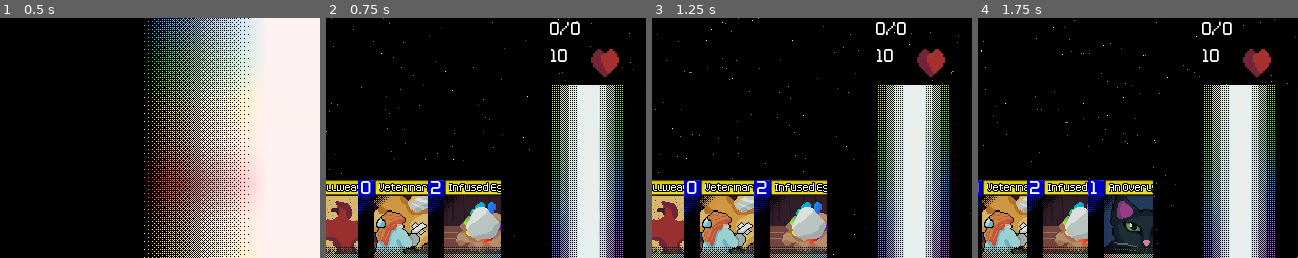
Above: before the commit, frames 1-4 (left to right).
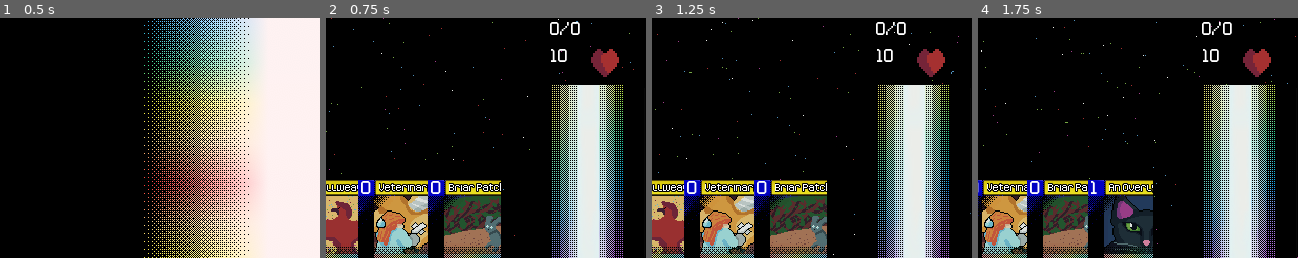
Above: after the commit, the same moments.

Repository: ColbySchexnayder/mana-stream
Game: Godot game, scene res://Scenes/titleScreen.tscn
Two runs of this game, one before a commit and one after it. Both use one fixed random seed, a clock stepped at 60 frames per second and the inputs below.
Inputs (mouse positions are % of the whole screen's width and height, from its top left):
- Up to frame 1 (0.5 s): no input
- Up to frame 2 (0.75 s): click "New Game?" at 0.5 s
- Up to frame 3 (1.25 s): no input
- Up to frame 4 (1.75 s): click (91, 82) at 1.25 s
The pictures show only the part of the screen within x 50-100%, y 50-100%; the shares and areas given below are measured in that part.

Frame 1 is identical in both runs. In frame 2, 3.9% of the frame differs, in the area x 32-55%, y 67-99%; in frame 3, 3.9%; in frame 4, 3.0%.

Commit message:
Bugfix
Animation play. Exhaust no longer changes their visibility

Moving to Deck parents correctly

TODO: Interrupts need an overhaul

Diff:
--- a/Art/Animations/card_info_animation.tscn
+++ b/Art/Animations/card_info_animation.tscn
@@ -1,9 +1,10 @@
-[gd_scene load_steps=28 format=3 uid="uid://u6e2sh0anf25"]
+[gd_scene load_steps=38 format=3 uid="uid://u6e2sh0anf25"]
 
 [ext_resource type="Texture2D" uid="uid://dl14vuykcug47" path="res://Art/attack_fail.png" id="1_2rwjr"]
 [ext_resource type="Texture2D" uid="uid://daac1ug2rwurg" path="res://Art/attack_icon.png" id="1_tnwhp"]
 [ext_resource type="Texture2D" uid="uid://cta5y8uos343y" path="res://Art/blockIcon.png" id="2_ojpch"]
 [ext_resource type="Texture2D" uid="uid://b17cqq7htnasm" path="res://Art/block_fail.png" id="4_60cva"]
+[ext_resource type="Texture2D" uid="uid://25elea506rn" path="res://Art/explosion16l.png" id="5_60cva"]
 
 [sub_resource type="AtlasTexture" id="AtlasTexture_fk12f"]
 atlas = ExtResource("1_2rwjr")
@@ -92,6 +93,42 @@
 [sub_resource type="AtlasTexture" id="AtlasTexture_ptc2c"]
 atlas = ExtResource("4_60cva")
 region = Rect2(144, 0, 16, 16)
+
+[sub_resource type="AtlasTexture" id="AtlasTexture_jqdqt"]
+atlas = ExtResource("5_60cva")
+region = Rect2(0, 0, 16, 16)
+
+[sub_resource type="AtlasTexture" id="AtlasTexture_c60cb"]
+atlas = ExtResource("5_60cva")
+region = Rect2(16, 0, 16, 16)
+
+[sub_resource type="AtlasTexture" id="AtlasTexture_3ea73"]
+atlas = ExtResource("5_60cva")
+region = Rect2(32, 0, 16, 16)
+
+[sub_resource type="AtlasTexture" id="AtlasTexture_q3kt8"]
+atlas = ExtResource("5_60cva")
+region = Rect2(0, 0, 16, 16)
+
+[sub_resource type="AtlasTexture" id="AtlasTexture_cb46y"]
+atlas = ExtResource("5_60cva")
+region = Rect2(16, 0, 16, 16)
+
+[sub_resource type="AtlasTexture" id="AtlasTexture_q23ue"]
+atlas = ExtResource("5_60cva")
+region = Rect2(32, 0, 16, 16)
+
+[sub_resource type="AtlasTexture" id="AtlasTexture_ip4i2"]
+atlas = ExtResource("5_60cva")
+region = Rect2(0, 0, 16, 16)
+
+[sub_resource type="AtlasTexture" id="AtlasTexture_gb0d2"]
+atlas = ExtResource("5_60cva")
+region = Rect2(16, 0, 16, 16)
+
+[sub_resource type="AtlasTexture" id="AtlasTexture_k38h5"]
+atlas = ExtResource("5_60cva")
+region = Rect2(32, 0, 16, 16)
 
 [sub_resource type="SpriteFrames" id="SpriteFrames_fk12f"]
 animations = [{
@@ -180,10 +217,40 @@
 "loop": false,
 "name": &"DefenseFail",
 "speed": 10.0
+}, {
+"frames": [{
+"duration": 1.0,
+"texture": SubResource("AtlasTexture_jqdqt")
+}, {
+"duration": 1.0,
+"texture": SubResource("AtlasTexture_c60cb")
+}, {
+"duration": 1.0,
+"texture": SubResource("AtlasTexture_3ea73")
+}, {
+"duration": 1.0,
+"texture": SubResource("AtlasTexture_q3kt8")
+}, {
+"duration": 1.0,
+"texture": SubResource("AtlasTexture_cb46y")
+}, {
+"duration": 1.0,
+"texture": SubResource("AtlasTexture_q23ue")
+}, {
+"duration": 1.0,
+"texture": SubResource("AtlasTexture_ip4i2")
+}, {
+"duration": 1.0,
+"texture": SubResource("AtlasTexture_gb0d2")
+}, {
+"duration": 1.0,
+"texture": SubResource("AtlasTexture_k38h5")
+}],
+"loop": false,
+"name": &"Destroyed",
+"speed": 10.0
 }]
 
 [node name="CardInfoAnimation" type="AnimatedSprite2D"]
 sprite_frames = SubResource("SpriteFrames_fk12f")
-animation = &"DefenseFail"
-frame = 9
-frame_progress = 1.0
+animation = &"DefendingAnimation"
--- a/Cards/Card.gd
+++ b/Cards/Card.gd
@@ -105,18 +105,24 @@
 func block() -> void:
 	card_info_animation.visible = true
 	card_info_animation.play("DefendingAnimation")
+
 	exhaust(self)
 	GmManager.emit_signal("_card_block", self)
 
 
 #NOTICE Tentatively @cause. 0: Resolving card. 1: from battle. 2:from card effect. 3. Cost not paid more to be added?
 func destroy(cause: int) -> void:
+	#card_info_animation.visible = true
+	#card_info_animation.play("Destroyed")
+	#await card_info_animation.animation_finished
+	#card_info_animation.visible = false
 	GmManager.emit_signal("_move_to_deck", card)
 
 func exhaust(card: Card)-> void:
 	if card.exhausted:
 		return
 	card.exhausted = true
+	#card.card_info_animation.visible = false
 	card.card_back.scale.x = .5
 	card.card_back.scale.y = .5
 	card.card_front.scale.x = .5
--- a/Cards/Card.tscn
+++ b/Cards/Card.tscn
@@ -326,9 +326,7 @@
 visible = false
 position = Vector2(56, 47)
 scale = Vector2(4.0625, 4.0625)
-animation = &"AttackingAnimation"
-frame = 0
-frame_progress = 0.0
+animation = &"DefenseFail"
 
 [connection signal="gui_input" from="." to="." method="_on_gui_input"]
 [connection signal="mouse_entered" from="." to="." method="_on_mouse_entered"]
--- a/Cards/CardScripts/BriarPatch.gd
+++ b/Cards/CardScripts/BriarPatch.gd
@@ -30,19 +30,44 @@
 func _process(delta: float) -> void:
 	summon_button.hide()
 
-func card_attacks(card):
-	if !revealed and currentPosition == Card.position.IN_MANA:
+func card_attacks(card: Card):
+	#only deal with player1 interrupts for now
+	if !revealed and currentPosition == Card.position.IN_MANA and cardOwner == 1:
 		if card.cardOwner != cardOwner:
 			GmManager.emit_signal("_interrupt", self)
 			attackingCard = card
 
+#	0 player1deck,
+#	1 player1hand,
+#	2 player1summon,
+#	3 player1mana,
+#	4 player2deck,
+#	5 player2hand,
+#	6 player2summon,
+#	7 player2mana
 func action():
-	GmManager.emit_signal("_move_to_hand", attackingCard)
+
 	resolved = true
 	revealed = true
+	attackingCard.exhaust(attackingCard)
+
+	var conditions = {}
+	var zones : Array[int]= []
+
+	if cardOwner == 1:
+		zones = [2,3]
+	else:
+		zones = [6,7]
+
 	GmManager.attacking = false
+	GmManager.emit_signal("_offer_selection", self, zones, conditions)
 	GmManager.emit_signal("_interrupt_resolved")
 
 
+func effectOtherCard(card: Card):
+
+	GmManager.emit_signal("_move_to_hand", card)
+	destroy(0)
+
 func resolve_summon():
 	super.resolve_summon()
--- a/Cards/PlayableCards/Briarpatch.tscn
+++ b/Cards/PlayableCards/Briarpatch.tscn
@@ -9,3 +9,8 @@
 
 [node name="CardArt" parent="." index="0"]
 texture = ExtResource("3_6e87h")
+
+[node name="CardInfoAnimation" parent="." index="4"]
+animation = &"AttackingAnimation"
+frame = 0
+frame_progress = 0.0
--- a/Cards/PlayableCards/ShrineOfTheForge.tscn
+++ b/Cards/PlayableCards/ShrineOfTheForge.tscn
@@ -9,3 +9,8 @@
 
 [node name="CardArt" parent="." index="0"]
 texture = ExtResource("3_2l4qm")
+
+[node name="CardInfoAnimation" parent="." index="4"]
+animation = &"AttackingAnimation"
+frame = 0
+frame_progress = 0.0
--- a/Cards/PlayableCards/ShrineOfTheTraveler.tscn
+++ b/Cards/PlayableCards/ShrineOfTheTraveler.tscn
@@ -9,3 +9,8 @@
 
 [node name="CardArt" parent="." index="0"]
 texture = ExtResource("3_lq4uc")
+
+[node name="CardInfoAnimation" parent="." index="4"]
+animation = &"AttackingAnimation"
+frame = 0
+frame_progress = 0.0
--- a/Cards/PlayableCards/Veterinarian.tscn
+++ b/Cards/PlayableCards/Veterinarian.tscn
@@ -9,3 +9,8 @@
 
 [node name="CardArt" parent="." index="0"]
 texture = ExtResource("3_deabr")
+
+[node name="CardInfoAnimation" parent="." index="4"]
+animation = &"AttackingAnimation"
+frame = 0
+frame_progress = 0.0
--- a/Scenes/duel.gd
+++ b/Scenes/duel.gd
@@ -122,7 +122,7 @@
 		draw(2)
 
 	#region Add Test Cards
-	var testSpell1 = InfusedEgg.constructor()
+	var testSpell1 = Briarpatch.constructor()
 	testSpell1.cardOwner = 1
 	testSpell1.currentPosition = Card.position.IN_HAND
 	player1hand.push_front(testSpell1)
@@ -446,27 +446,27 @@
 			#card_select(card)
 
 func remove_from_x(card: Card):
-	#Put the card at the bottom of the deck and remove it from whatever array it was in
+	# remove it from whatever array it was in
 	if card.cardOwner == 1:
-		player1deck.push_back(card)
-		card.reparent(p_1_deck)
 		match card.currentPosition:
-			card.position.IN_SUMMON:
+			Card.position.IN_SUMMON:
 				player1summon.erase(card)
-			card.position.IN_MANA:
+			Card.position.IN_MANA:
 				player1mana.erase(card)
-			card.position.IN_HAND:
+			Card.position.IN_HAND:
 				player1hand.erase(card)
-	else:
-		player2deck.push_back(card)
-		card.reparent(p_2_deck)
+			Card.position.IN_DECK:
+				player1deck.erase(card)
+	else:
 		match card.currentPosition:
-			card.position.IN_SUMMON:
+			Card.position.IN_SUMMON:
 				player2summon.erase(card)
-			card.position.IN_MANA:
+			Card.position.IN_MANA:
 				player2mana.erase(card)
-			card.position.IN_HAND:
+			Card.position.IN_HAND:
 				player2hand.erase(card)
+			Card.position.IN_DECK:
+				player2deck.erase(card)
 
 #Removes the card from the field and puts it at the bottom of it's owner's deck
 func move_to_deck(card: Card) -> void:
@@ -478,15 +478,24 @@
 	card.card_front.visible = false
 	card.card_back.visible = true
 	card.inspect_view.visible = false
+	card.refresh()
+
 
 	remove_from_x(card)
-
+	if card.cardOwner == 1:
+		player1deck.push_back(card)
+		card.reparent(p_1_deck)
+	else:
+		player2deck.push_back(card)
+		card.reparent(p_2_deck)
 	#Set the card's current location to be in the deck
 	card.currentPosition = Card.position.IN_DECK
 	card.hide()
 
 #Moves the card from the field to it's owners hand
 func move_to_hand(card: Card) -> void:
+
+	card.refresh()
 	if card.cardOwner == 1:
 		if card.currentPosition == Card.position.IN_DECK:
 			player1deck.erase(card)
@@ -495,6 +504,7 @@
 		elif card.currentPosition == Card.position.IN_SUMMON:
 			player1summon.erase(card)
 
+		card.reveal()
 		player1hand.push_back(card)
 		card.reparent(p_1_hand)
 	else:
@@ -726,10 +736,11 @@
 	IF passButtonPressed
 	PROCEED WITH TURN
 	"""
-	interruptStack.push_back(card)
-	GmManager.currentPhase = GmManager.phase.INTERRUPT
-	print("Interrupt added")
-	interrupt_choice.show()
+	if (card.cardOwner == 1):
+		interruptStack.push_back(card)
+		GmManager.currentPhase = GmManager.phase.INTERRUPT
+		print("Interrupt added")
+		interrupt_choice.show()
 
 func check_interrupt():
 	var count := 0
Binary file added: Art/explosion16l.png
Not shown, added: Art/explosion16l.png.import
